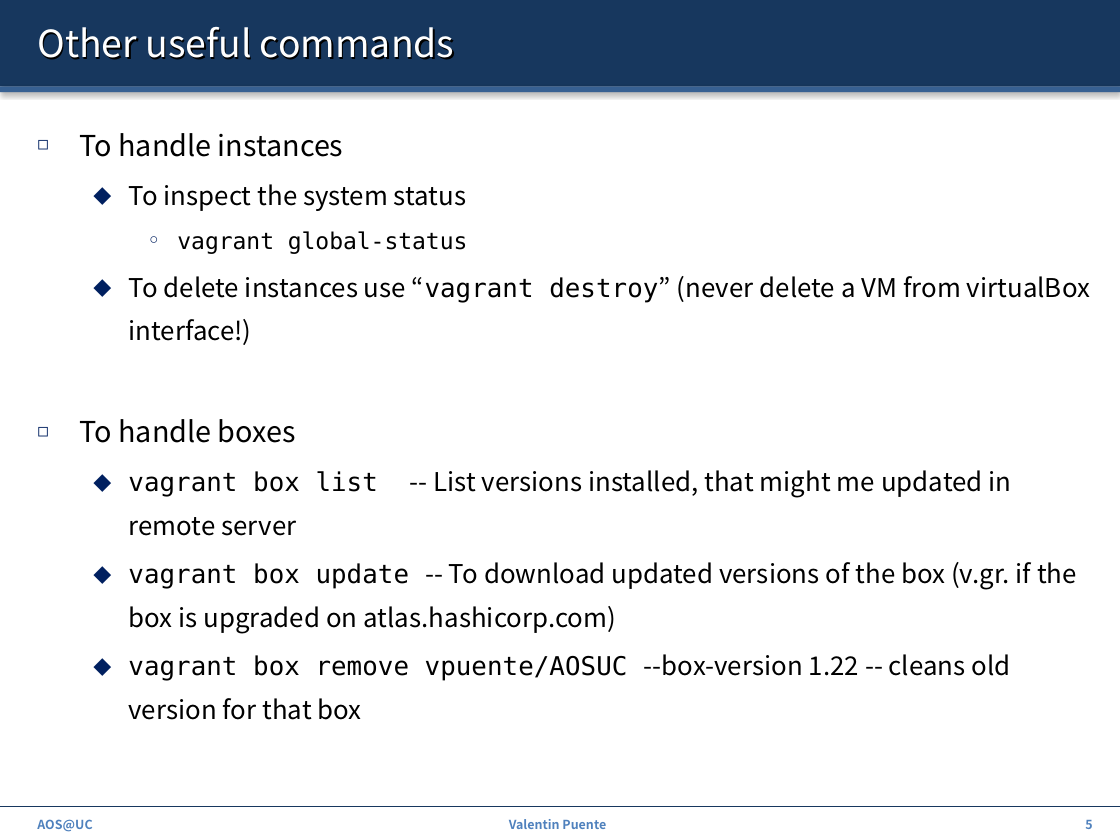
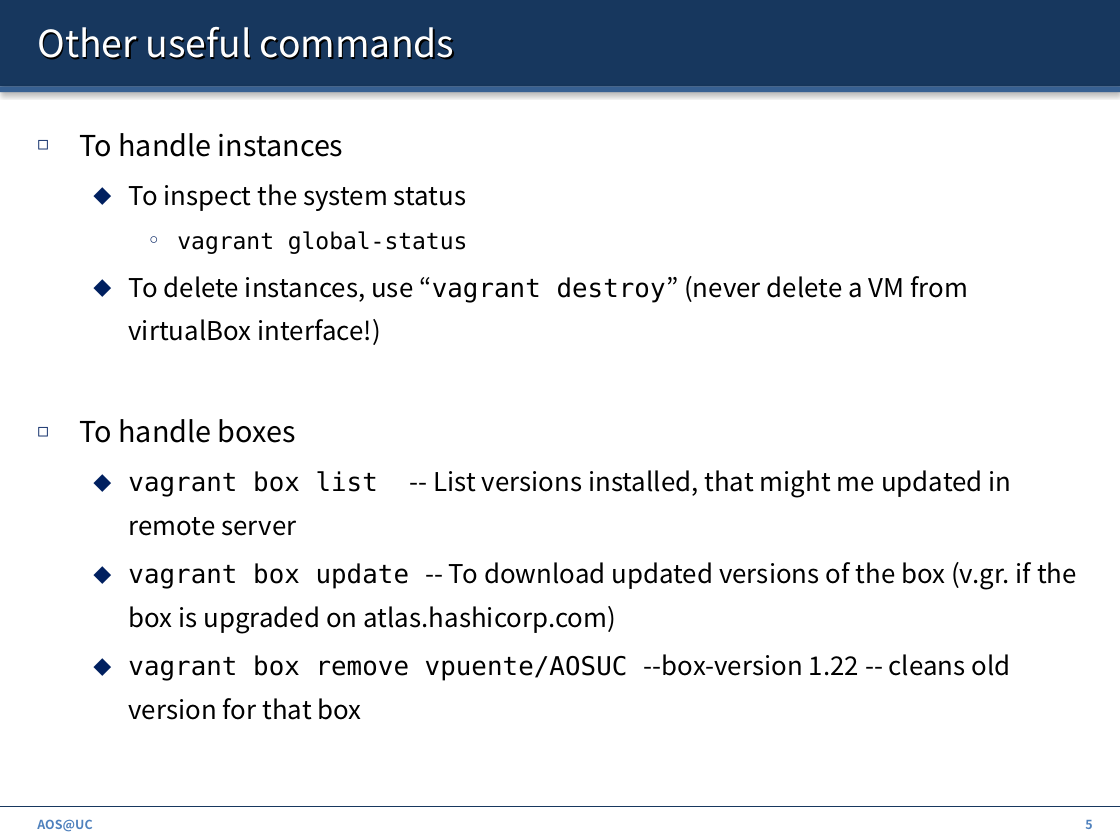
Before and after one commit to ZdravkoDimitrovArnaudov/AOS-XV6-RISCV, a slide deck: slide 5 of Info/00_Intro.pptx. Drawn at 1120x840 pixels with LibreOffice and Linux fonts; fonts in the diff are those of the drawing. Boxes give left, top, right and bottom in pixels: in the first picture for what was removed or moved away, otherwise in the second. Text is boxed around its words. In the diff, an @@ line names an element or a change of style, - is before the commit and + after.

```diff
--- a/Info/00_Intro.pptx
+++ b/Info/00_Intro.pptx
@@ text at <box>128,276,968,345</box>: text changed @@
-  ⬥ To delete instances use “vagrant destroy” (never delete a VM from virtualBox interface!)
+  ⬥ To delete instances, use “vagrant destroy” (never delete a VM from virtualBox interface!)
@@ text removed at <box>509,819,606,829</box> @@
-Valentin Puente
```
Also in this commit, not shown: 17 other slides changed, 2 slides added.
